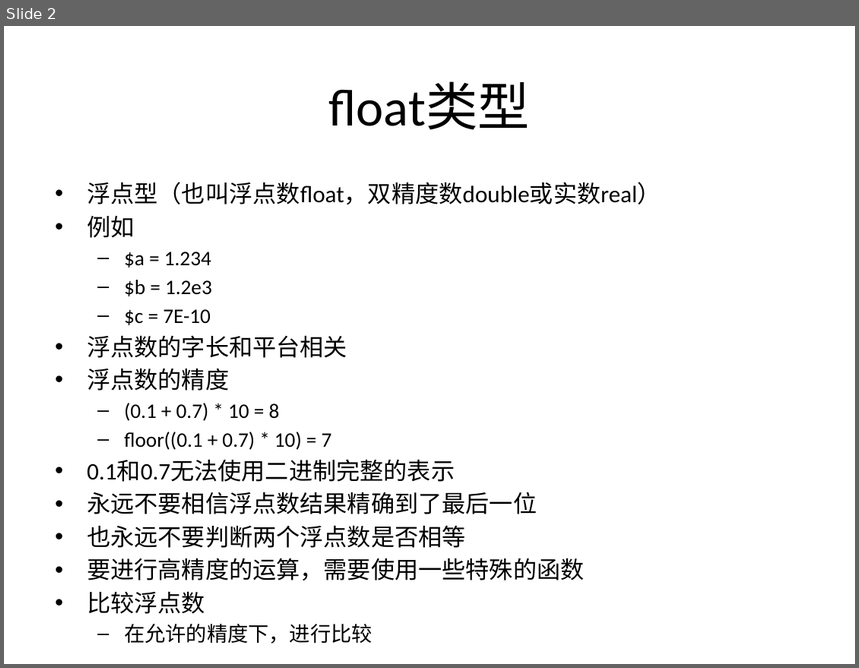
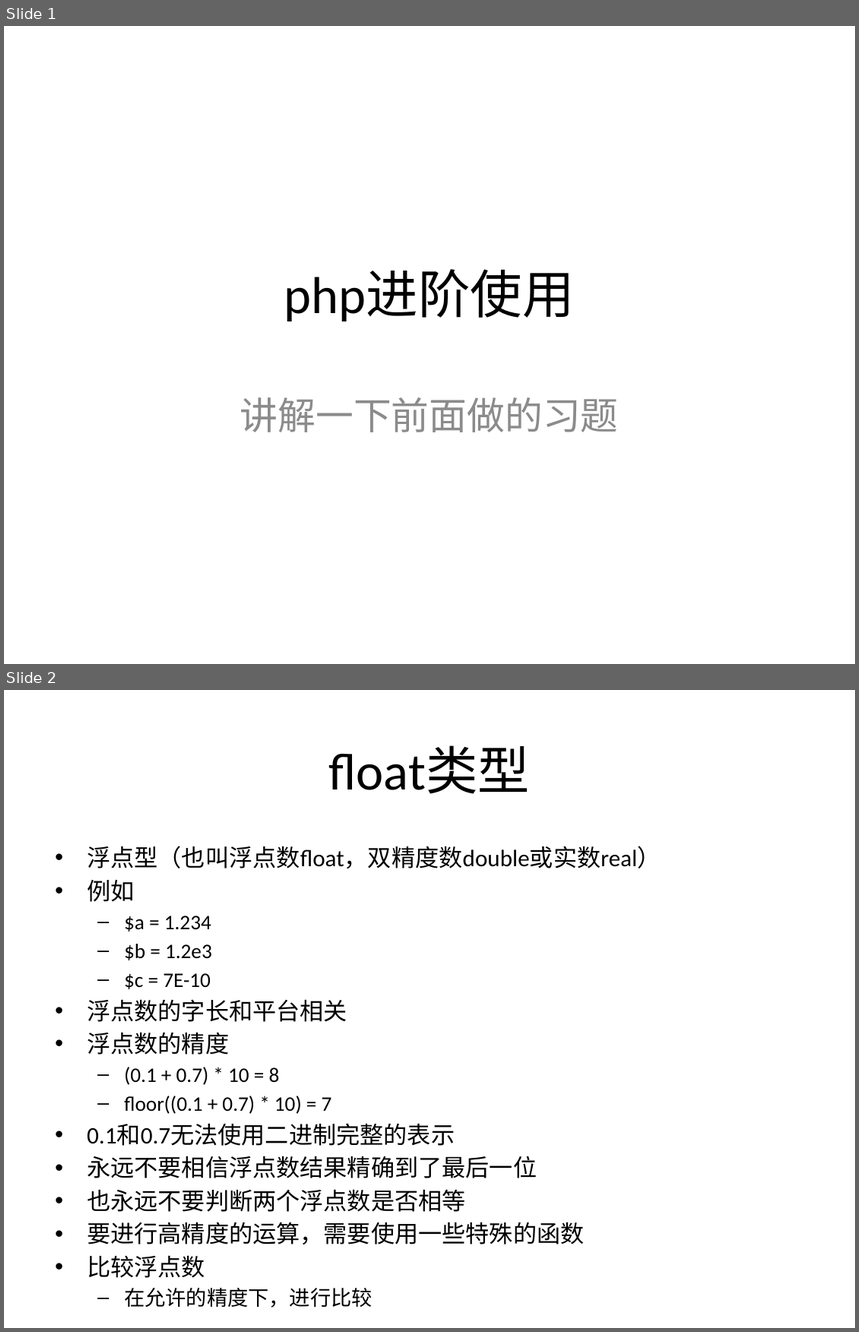
Before and after one commit to zhan3333/php-example, a slide deck: doc/ppt/第十课-php进阶.pptx. Shown one above the other, each under a label of ours: slide 2 before the commit, slides 1 and 2 after it. The pictures are 859x668 and 859x1332 pixels, drawn with LibreOffice and Linux fonts; fonts in the diff are those of the drawing. Boxes give left, top, right and bottom in pixels: in the first picture for what was removed or moved away, otherwise in the second. Text is boxed around its words. In the diff, an @@ line names an element or a change of style, - is before the commit and + after.

Commit message:
完成php进阶的代码和ppt

```diff
--- a/doc/ppt/第十课-php进阶.pptx
+++ b/doc/ppt/第十课-php进阶.pptx
@@ slide 1 added at (4,26,855,664), background #FFFFFF @@
@@ title added at (284,270,575,322), 44 pt, text #000000 @@
+php进阶使用
@@ subtitle added at (240,398,619,433), 32 pt, text #8C8C8C @@
+讲解一下前面做的习题
```
Also in this commit, not shown: 1 slide changed, 4 other slides added, 1 slide removed, 7 other files.
